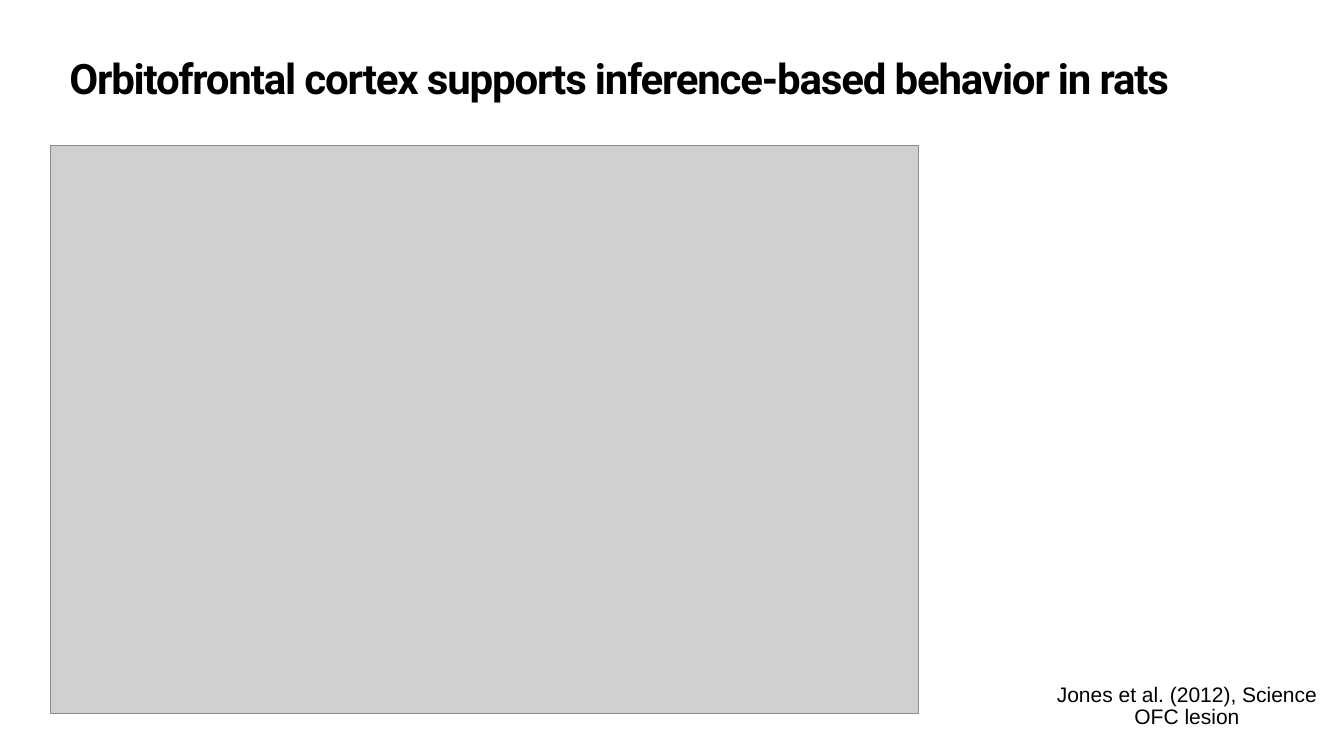
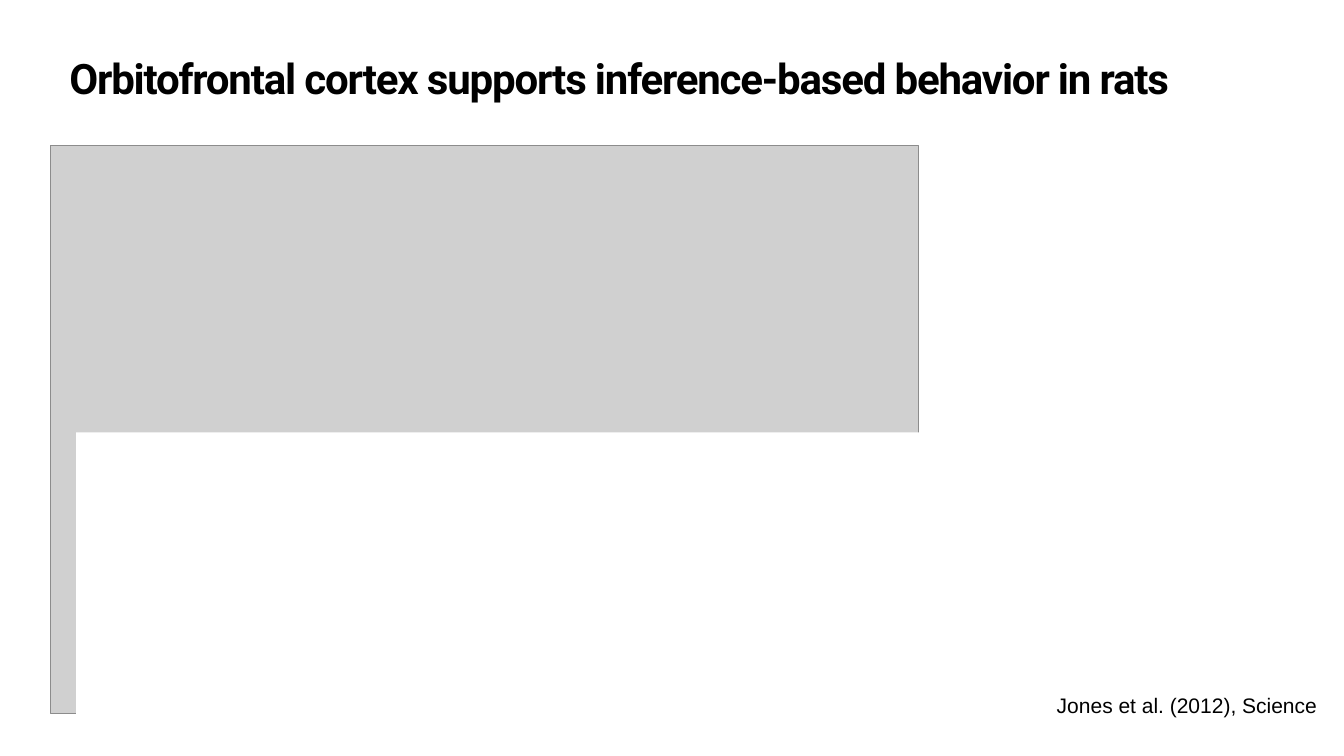
Before and after one commit to QingfangLiu/project-spcd, a slide deck: slide 6 of docs/Joint_lab_meeting.pptx (slide 4 before the commit). Drawn at 1344x756 pixels with LibreOffice and Linux fonts; fonts in the diff are those of the drawing; grey boxes stand for pictures. Boxes give left, top, right and bottom in pixels: in the first picture for what was removed or moved away, otherwise in the second. Text is boxed around its words. In the diff, an @@ line names an element or a change of style, - is before the commit and + after.

Commit message:
update slides

```diff
--- a/docs/Joint_lab_meeting.pptx
+++ b/docs/Joint_lab_meeting.pptx
@@ rectangle added at (76,432,967,732), fill #FFFFFF @@
@@ text "Jones et al. (2012), Science": place and size @@
-text "Jones et al. (2012), Science" at (1057,686,1317,725)
+text "Jones et al. (2012), Science" at (1057,697,1317,718)
@@ text at (1134,708,1240,725): paragraph removed @@
-OFC lesion
```
Also in this commit, not shown: 14 slides added, 1 slide removed.
